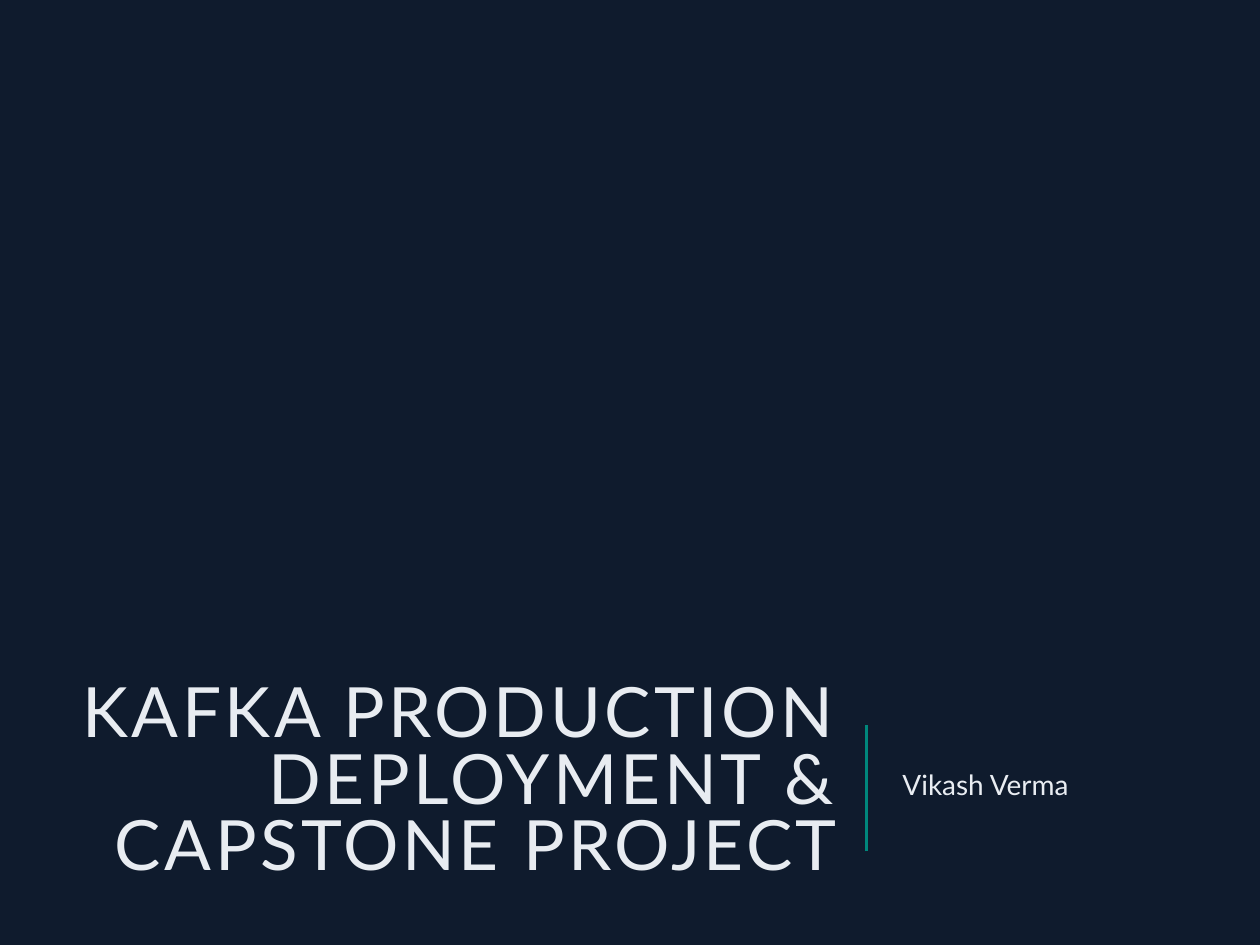
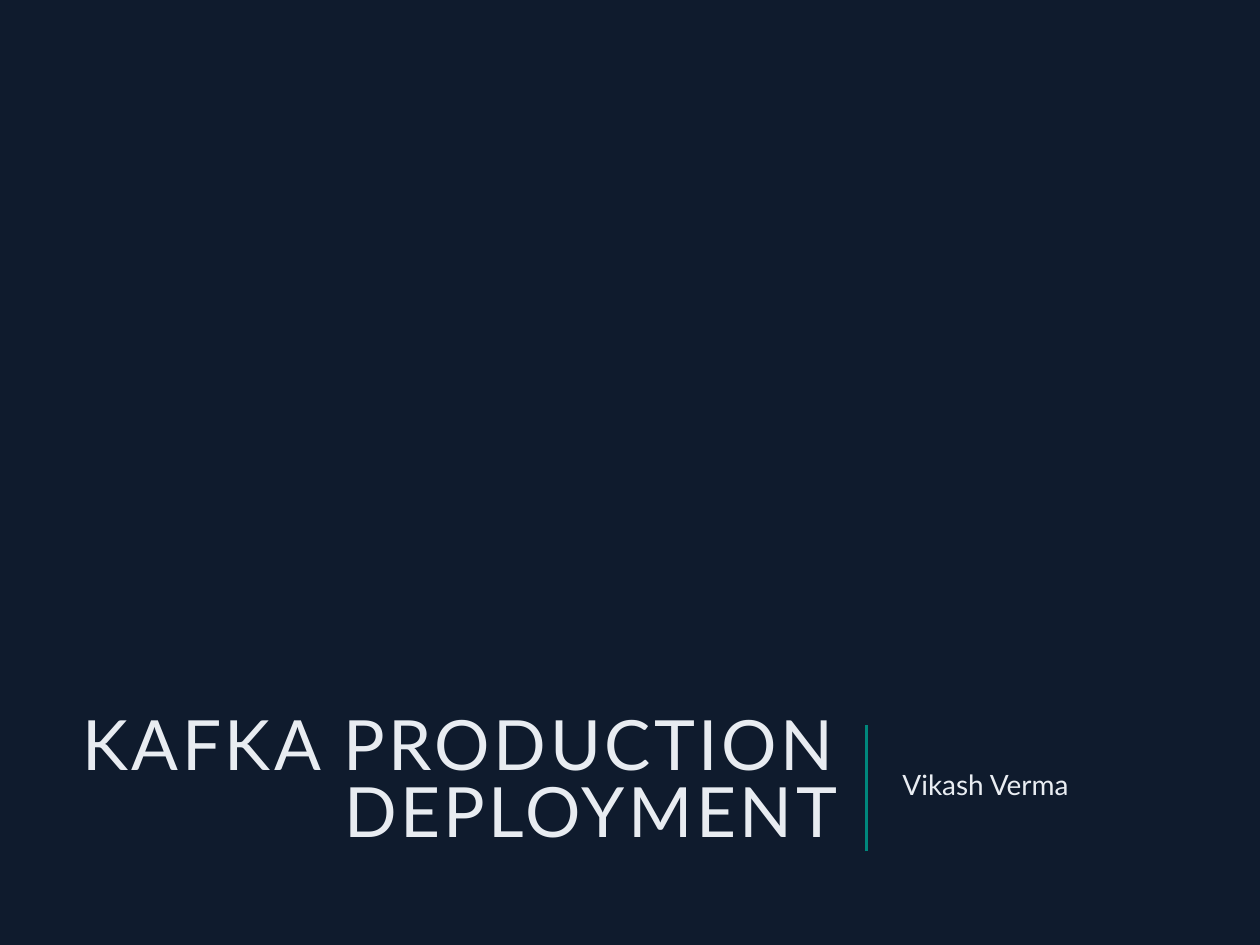
Before and after one commit to vikash-verma-profile/Kafka-May-2026-M, a slide deck: slide 1 of Day-10/Kafka_cap.pptx. Drawn at 1260x945 pixels with LibreOffice and Linux fonts; fonts in the diff are those of the drawing. Boxes give left, top, right and bottom in pixels: in the first picture for what was removed or moved away, otherwise in the second. Text is boxed around its words. In the diff, an @@ line names an element or a change of style, - is before the commit and + after.

```diff
--- a/Day-10/Kafka_cap.pptx
+++ b/Day-10/Kafka_cap.pptx
@@ title at (x1=83, y1=720, x2=837, y2=838): text changed @@
-KAFKA PRODUCTION DEPLOYMENT & CAPSTONE PROJECT
+KAFKA PRODUCTION DEPLOYMENT
```
Also in this commit, not shown: 6 slides removed, 22 other files.
